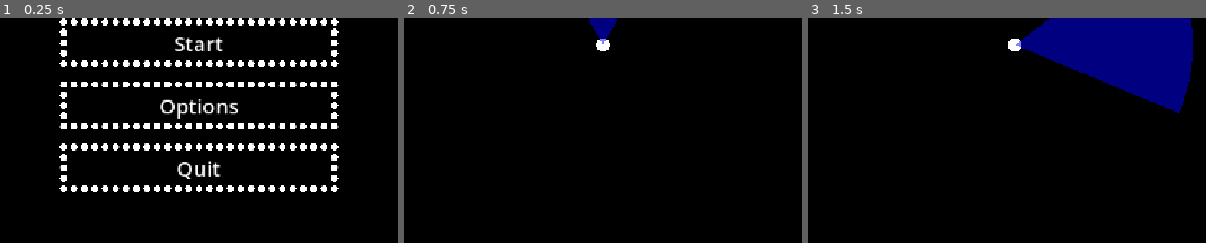
Above: before the commit, frames 1-3 (left to right).
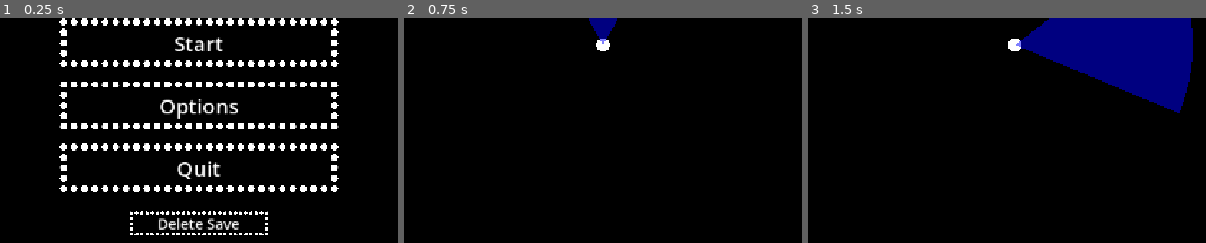
Above: after the commit, the same moments.

Repository: aidoschamp/AT-project
Game: Godot game, scene res://menu/main_menu.tscn
Same seed, same stepped clock (60 frames per second), same inputs: the game is played once before the commit and once after it. Sound files missing from this copy of the repository are replaced by a short silence.
Inputs (mouse positions are % of the whole screen's width and height, from its top left):
- Up to frame 1 (0.25 s): no input
- Up to frame 2 (0.75 s): click "Start" at 0.5 s
- Up to frame 3 (1.5 s): tap Enter at 1.25 s; move the mouse to (72, 45) at 1.27 s; hold D (right) from 1.28 s (still down); tap Mouse wheel down (decrease spread) at 1.35 s
The pictures show only the part of the screen within x 25-75%, y 44-94%; the shares and areas given below are measured in that part.

The runs differ from the first frame. In frame 1, 1.2% of the frame differs, in the area x 32-68%, y 85-97%; in frame 2, nothing differs; in frame 3, nothing differs.

Commit message:
fixed delete save button not appearing, and crashing once pressed

Diff:
--- a/menu/main_menu.gd
+++ b/menu/main_menu.gd
@@ -24,4 +24,4 @@
 
 func _on_delete_save_pressed() -> void:
 	Globals.player_data = Globals.default_player_data
-	$DeleteSave.visible = false
+	$Buttons/DeleteSave.visible = false
--- a/menu/main_menu.tscn
+++ b/menu/main_menu.tscn
@@ -56,20 +56,21 @@
 
 [node name="DeleteSave" type="Button" parent="Buttons" unique_id=1619433279]
 layout_mode = 1
-anchors_preset = -1
+anchors_preset = 8
 anchor_left = 0.5
-anchor_top = 0.897
+anchor_top = 0.5
 anchor_right = 0.5
-anchor_bottom = 0.897
-offset_left = 456.0
-offset_top = 527.876
-offset_right = 656.0
-offset_bottom = 562.876
+anchor_bottom = 0.5
+offset_left = -100.0
+offset_top = 239.75598
+offset_right = 100.0
+offset_bottom = 274.75598
 grow_horizontal = 2
 grow_vertical = 2
 size_flags_vertical = 3
 theme_override_font_sizes/font_size = 21
 text = "Delete Save"
+script = ExtResource("2_1x3cv")
 
 [node name="Options" parent="." unique_id=1216305481 instance=ExtResource("2_o5w3e")]
 visible = false
